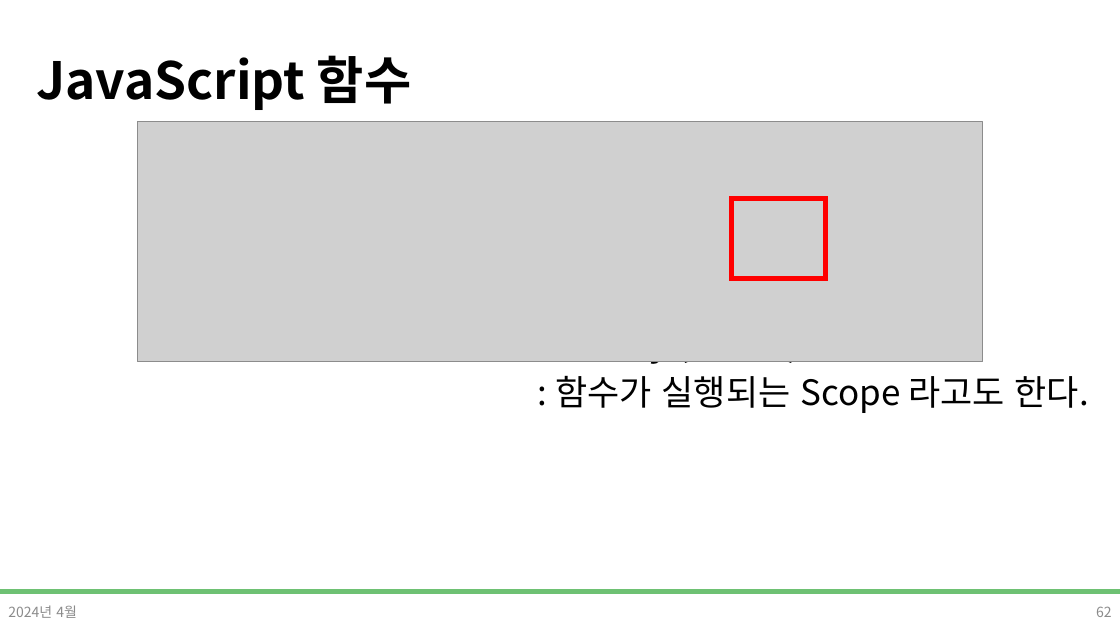
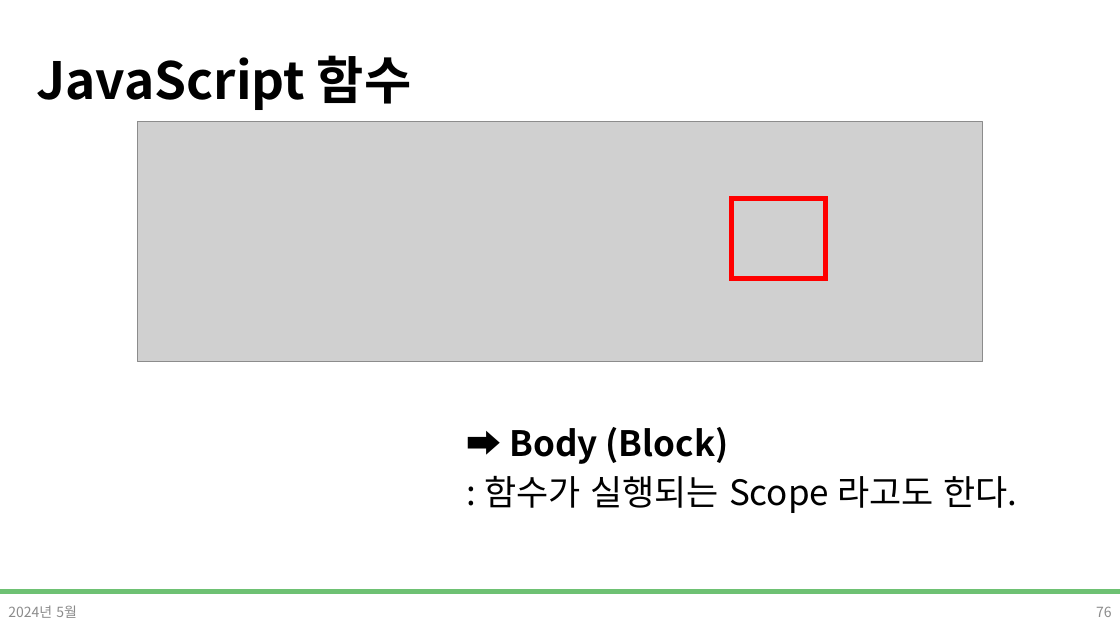
Before and after one commit to DevDamon0527/SeSAC_Yeongdeungpo_Campus_6th, a slide deck: slide 76 of material/[SeSAC_YDP_6] 04-1_Javascript.pptx (slide 62 before the commit). Drawn at 1120x630 pixels with LibreOffice and Linux fonts; fonts in the diff are those of the drawing; grey boxes stand for pictures; background and template pictures are left out. Boxes give left, top, right and bottom in pixels: in the first picture for what was removed or moved away, otherwise in the second. Text is boxed around its words. In the diff, an @@ line names an element or a change of style, - is before the commit and + after.

```diff
--- a/material/[SeSAC_YDP_6] 04-1_Javascript.pptx
+++ b/material/[SeSAC_YDP_6] 04-1_Javascript.pptx
@@ text "➡ Body (Block)" rewrapped from box(555, 361, 1089, 413) to box(484, 427, 1017, 513) @@
@@ text at box(8, 605, 77, 618): text changed @@
-2024년 4월
+2024년 5월
@@ page number at box(1096, 606, 1112, 617): text changed @@
-62
+76
```
Also in this commit, not shown: 89 other slides changed, 16 slides added, 3 slides removed, 16 other files.
